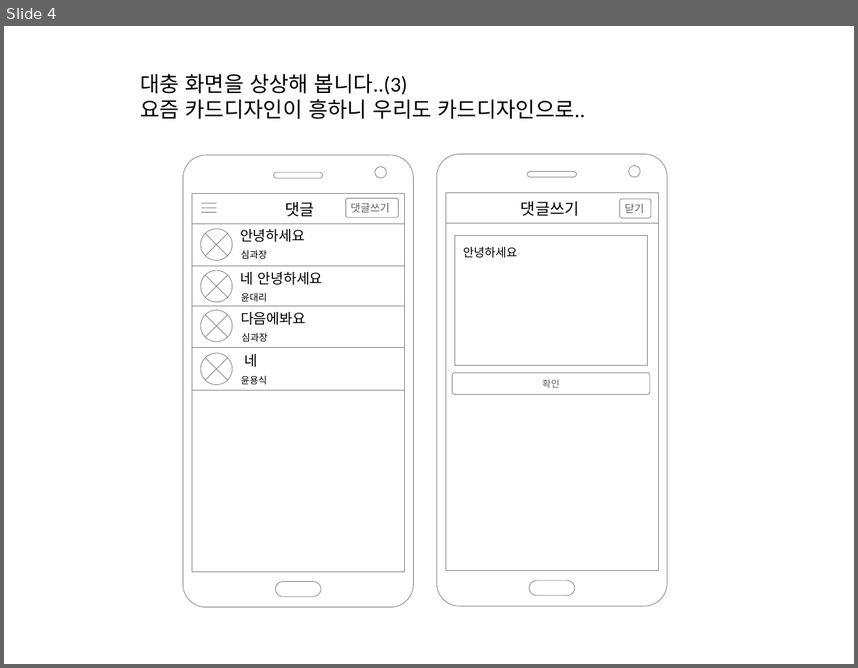
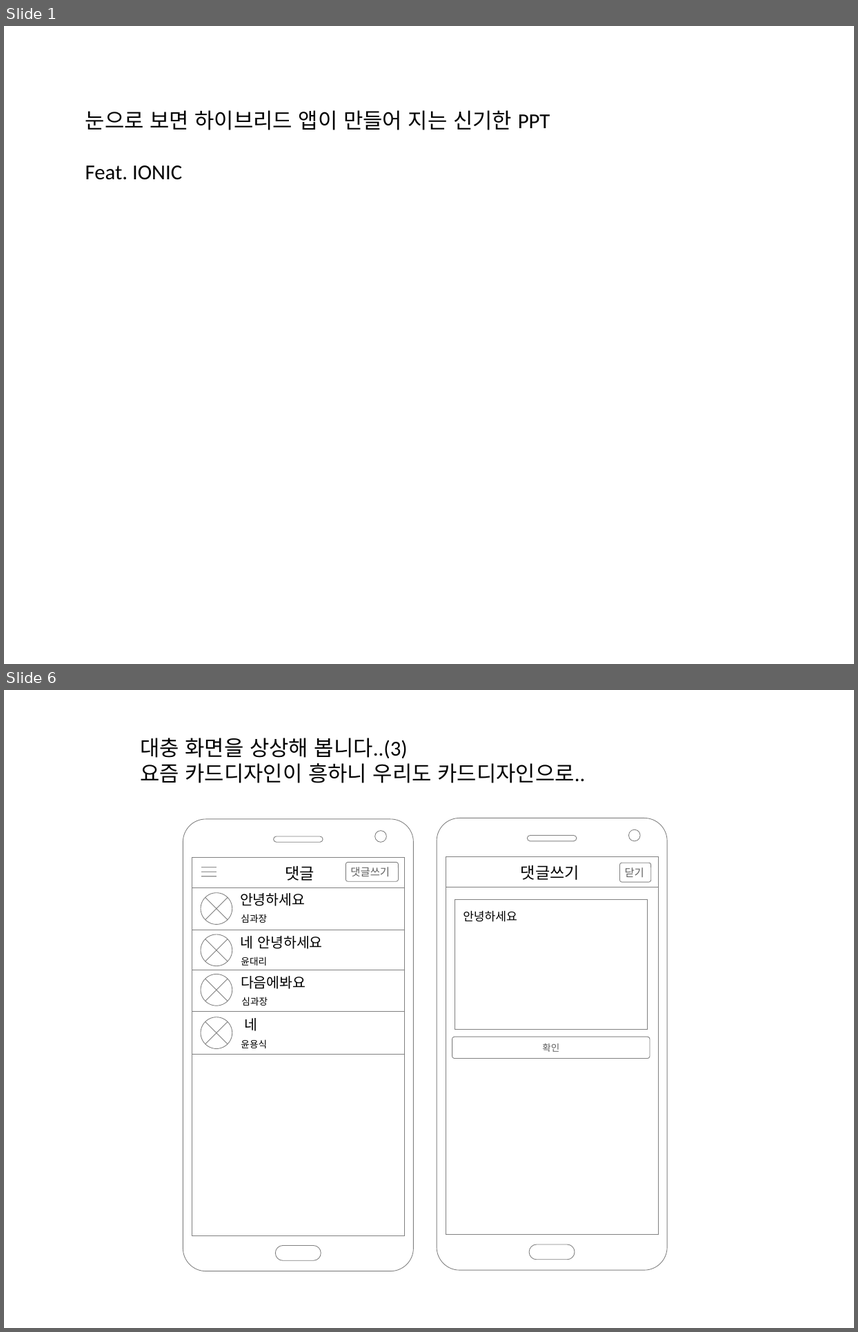
Before and after one commit to yysstory/mozzi, a slide deck: DOCS/1.pptx. Shown one above the other, each under a label of ours: slide 4 before the commit, slides 1 and 6 after it; the slides between them are not shown. The pictures are 858x668 and 858x1332 pixels, drawn with LibreOffice and Linux fonts; fonts in the diff are those of the drawing. Boxes give left, top, right and bottom in pixels: in the first picture for what was removed or moved away, otherwise in the second. Text is boxed around its words. In the diff, an @@ line names an element or a change of style, - is before the commit and + after.

```diff
--- a/DOCS/1.pptx
+++ b/DOCS/1.pptx
@@ slide 1 added at box(4, 26, 854, 664), background #FFFFFF @@
@@ text added at box(85, 110, 550, 180), 18 pt, text #000000 @@
+눈으로 보면 하이브리드 앱이 만들어 지는 신기한 PPT
+Feat. IONIC
@@ what was slide 4 is now slide 6 @@
```
Also in this commit, not shown: 3 slides changed, 1 other slide added.
